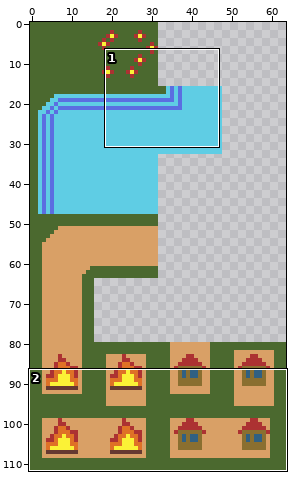
Two versions of one sprite sheet, Assets/TileMap.png. The first picture is a wide view before the edit; the outline marks the close-up.
Close-up. Before:
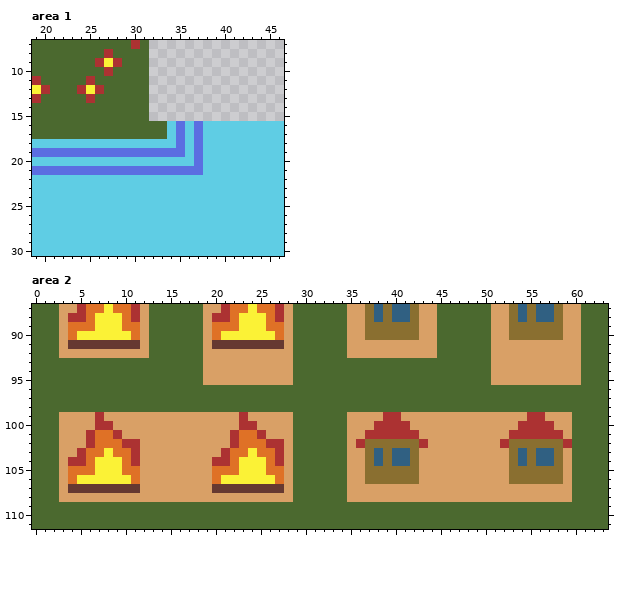
The file is 64x112 pixels. Shown: area 1: x 19..46, y 7..30; area 2: x 0..63, y 87..111.
After:
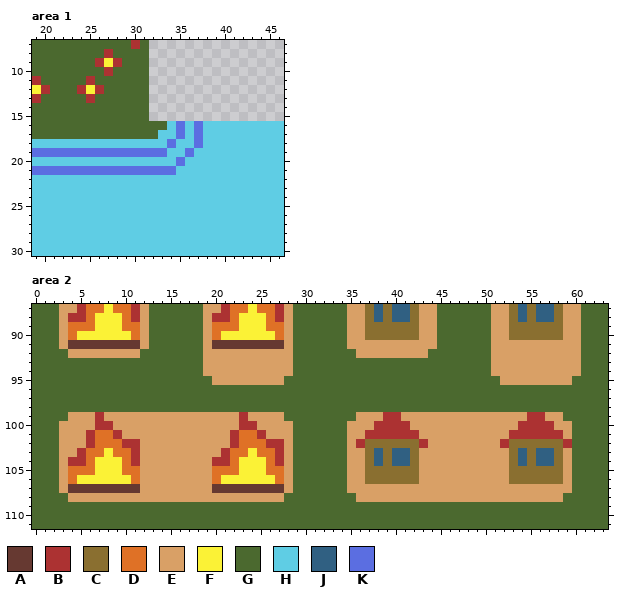
Palette (. is transparent): A #663931  B #ac3232  C #8a6f30  D #df7126  E #d9a066  F #fbf236  G #4b692f  H #5fcde4  J #306082  K #5b6ee1
Changes in this commit:
{"where": "area 1"}
{"y":17,"x":33,"old":"G","new":"H"}
{"y":18,"x":34,"old":"HK","new":"KH"}
{"y":19,"x":34,"old":"KKHK","new":"HHKH"}
{"y":20,"x":35,"old":"H","new":"K"}
{"y":20,"x":37,"old":"K","new":"H"}
{"y":21,"x":35,"old":"KKK","new":"HHH"}
{"where": "area 2"}
{"y":92,"x":3,"old":"E","new":"G"}
{"y":92,"x":12,"old":"E","new":"G"}
{"y":92,"x":35,"old":"E","new":"G"}
{"y":92,"x":44,"old":"E","new":"G"}
{"y":95,"x":19,"old":"E","new":"G"}
{"y":95,"x":28,"old":"E","new":"G"}
{"y":95,"x":51,"old":"E","new":"G"}
{"y":95,"x":60,"old":"E","new":"G"}
{"y":99,"x":3,"old":"E","new":"G"}
{"y":99,"x":28,"old":"E","new":"G"}
{"y":99,"x":35,"old":"E","new":"G"}
{"y":99,"x":59,"old":"E","new":"G"}
{"y":108,"x":3,"old":"E","new":"G"}
{"y":108,"x":28,"old":"E","new":"G"}
{"y":108,"x":35,"old":"E","new":"G"}
{"y":108,"x":59,"old":"E","new":"G"}
